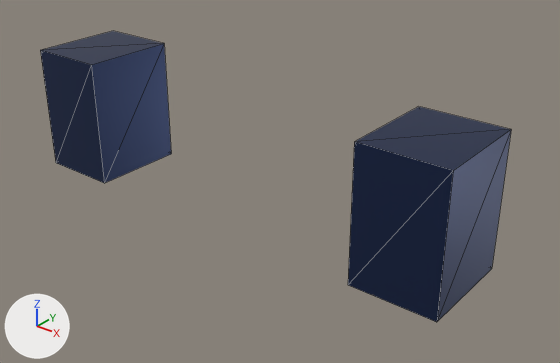
One commit to the glTF model src/client/dev_viewer/models/modular_heroes/mg_gloves_base.glb: the scene before it, then after it.
Both versions are drawn from a camera (50 mm lens) standing at (0.873, -0.987, 0.571) and looking at (0.067, 0.021, -0.054). The axes (+X, +Y, +Z) are drawn at lower left. The lights are the same throughout. The picture after the commit comes second. Mesh edges are drawn as thin lines. Where no turn or scale is listed for an object, it has been applied to the vertices. Vertices at exactly the same position are counted once.

In view in the first picture: 'gauntlet_-1', 'gauntlet_1'.
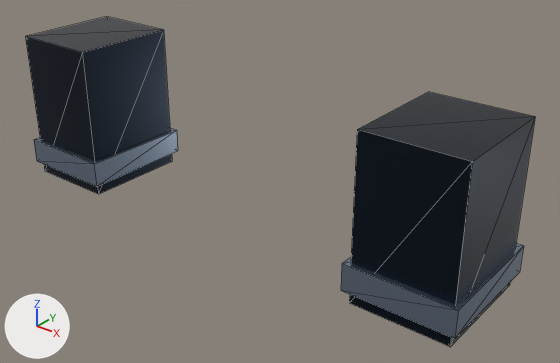
Where the change shows, as pixel boxes [x1, y1, x2, y2] in the pictures (560 x 363 px):
'gauntlet_1', recoloured, moved, rescaled (14% wider, 19% taller): before [348, 107, 511, 322]; after [349, 92, 535, 347]
'gauntlet_-1', recoloured, moved, rescaled (11% wider, 16% taller): before [40, 31, 171, 183]; after [26, 17, 172, 194]
'gauntlet_cuff_1', added: after [341, 243, 524, 339]
'gauntlet_cuff_-1', added: after [34, 128, 178, 186]

Diff of the bpy script that builds the scene:
```diff
--- a/src/client/dev_viewer/models/modular_heroes/mg_gloves_base.glb.py
+++ b/src/client/dev_viewer/models/modular_heroes/mg_gloves_base.glb.py
@@ mat_material_0 @@
 mat_material_0 = principled_material('Material_0')
-mat_material_0.base_color = (0.0212, 0.0382, 0.109)  # dark blue #28375d
+mat_material_0.base_color = (0.0137, 0.0222, 0.0382)  # dark blue #1f2937
 mat_material_0.metallic = 0.72
@@ mat_material_1 @@
+mat_material_1 = principled_material('Material_1')
+mat_material_1.base_color = (0.296, 0.366, 0.479)  # greyish blue #94a3b8
+mat_material_1.metallic = 0.92
+mat_material_1.roughness = 0.18
@@ me_mesh_0 @@
 # used by ob_gauntlet__1; location = (-0.38, 0.0, 0.0)
-me_mesh_0.from_pydata(...)  # 8 vertices, 12 faces; spans x -0.08..0.08, y -0.095..0.095, z -0.125..0.125
+me_mesh_0.from_pydata(...)  # 8 vertices, 12 faces; spans x -0.09..0.09, y -0.105..0.105, z -0.15..0.15
+# me_mesh_0 part 1: the whole mesh is scaled about its middle by (1.13, 1.11, 1.2)
 me_mesh_0.materials.append(mat_material_0)
@@ me_mesh_1 @@
 # used by ob_gauntlet_1; location = (0.38, 0.0, 0.0)
-me_mesh_1.from_pydata(...)  # 8 vertices, 12 faces; spans x -0.08..0.08, y -0.095..0.095, z -0.125..0.125
+me_mesh_1.from_pydata(...)  # 8 vertices, 12 faces; spans x -0.09..0.09, y -0.105..0.105, z -0.15..0.15
+# me_mesh_1 part 2: the whole mesh is scaled about its middle by (1.13, 1.11, 1.2)
 me_mesh_1.materials.append(mat_material_0)
@@ me_mesh_3 @@
+me_mesh_3.from_pydata(...)  # a box spanning x -0.1..0.1, y -0.115..0.115, z -0.025..0.025
+me_mesh_3.materials.append(mat_material_1)  # greyish blue #94a3b8
@@ ob_gauntlet__1 @@
 ob_gauntlet__1 = bpy.data.objects.new('gauntlet_-1', me_mesh_0)
-ob_gauntlet__1.location = (-0.38, 0.0, 0.0)
+ob_gauntlet__1.location = (-0.4, 0.0, 0.0)
@@ ob_gauntlet_1 @@
 ob_gauntlet_1 = bpy.data.objects.new('gauntlet_1', me_mesh_1)
-ob_gauntlet_1.location = (0.38, 0.0, 0.0)
+ob_gauntlet_1.location = (0.4, 0.0, 0.0)
@@ ob_gauntlet_cuff_1 @@
+ob_gauntlet_cuff_1 = bpy.data.objects.new('gauntlet_cuff_1', me_mesh_3)
+ob_gauntlet_cuff_1.location = (0.4, 0.0, -0.1)
@@ ob_gauntlet_cuff__1 @@
+ob_gauntlet_cuff__1 = bpy.data.objects.new('gauntlet_cuff_-1', me_mesh_3.copy())
+ob_gauntlet_cuff__1.location = (-0.4, 0.0, -0.1)
```
